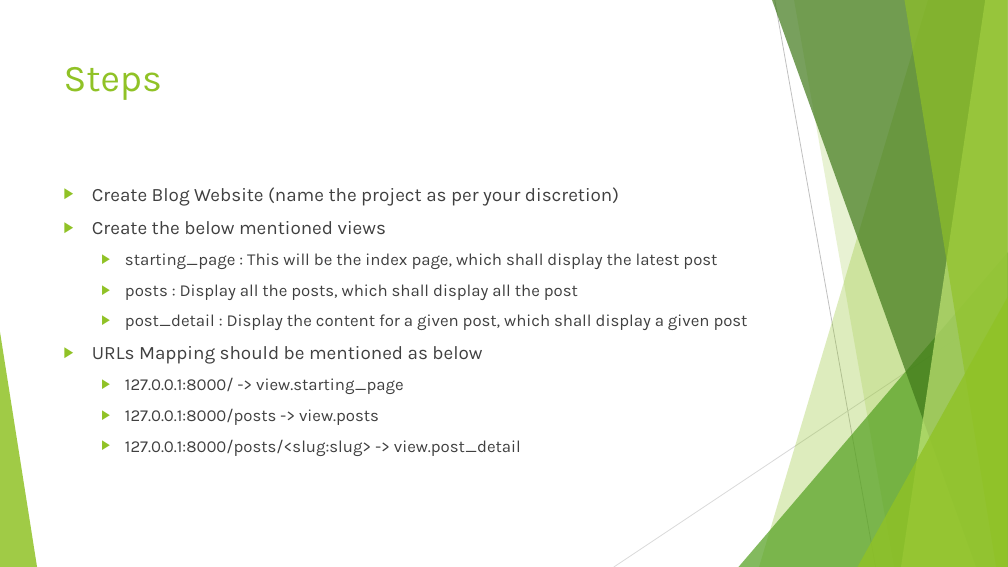
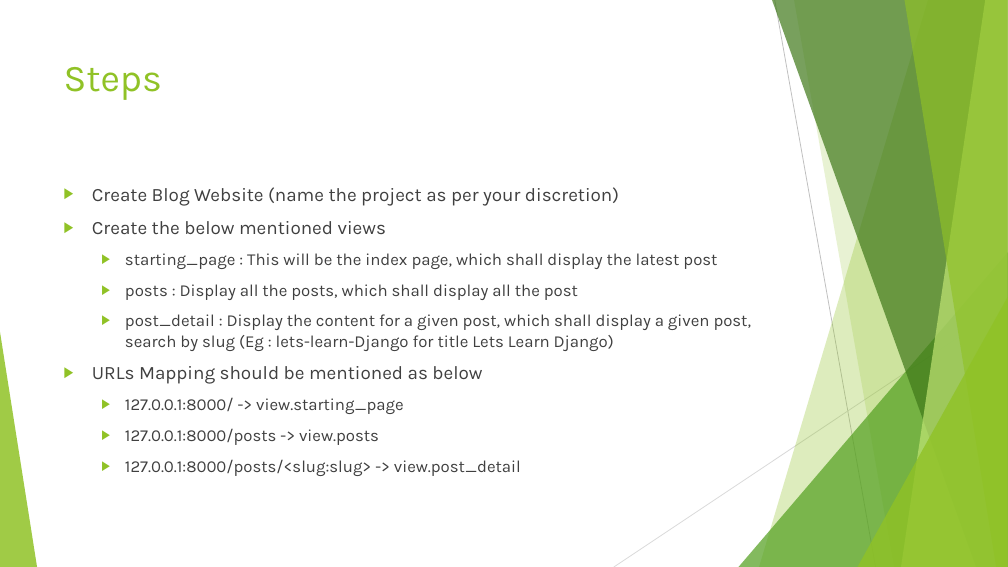
Before and after one commit to edyoda/PD-281220-Session-Code, a slide deck: slide 92 of Django EdYoda.pptx. Drawn at 1008x567 pixels with LibreOffice and Linux fonts; fonts in the diff are those of the drawing. Boxes give left, top, right and bottom in pixels: in the first picture for what was removed or moved away, otherwise in the second. Text is boxed around its words. In the diff, an @@ line names an element or a change of style, - is before the commit and + after.

```diff
--- a/Django EdYoda.pptx
+++ b/Django EdYoda.pptx
@@ text at box(125, 314, 752, 351): text changed @@
-  ▶ post_detail : Display the content for a given post, which shall display a given post
+  ▶ post_detail : Display the content for a given post, which shall display a given post, search by slug (Eg : lets-learn-Django for title Lets Learn Django)
```
Also in this commit, not shown: 1 other slide changed, 15 slides added, 21 other files.
